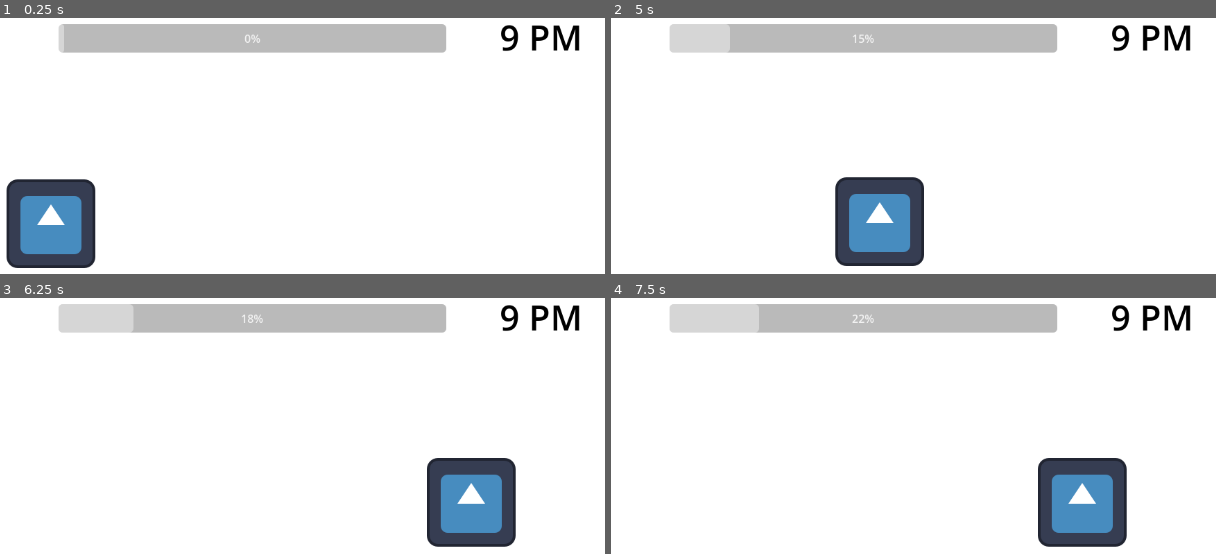
Above: before the commit, frames 1-4 (two rows, left to right).
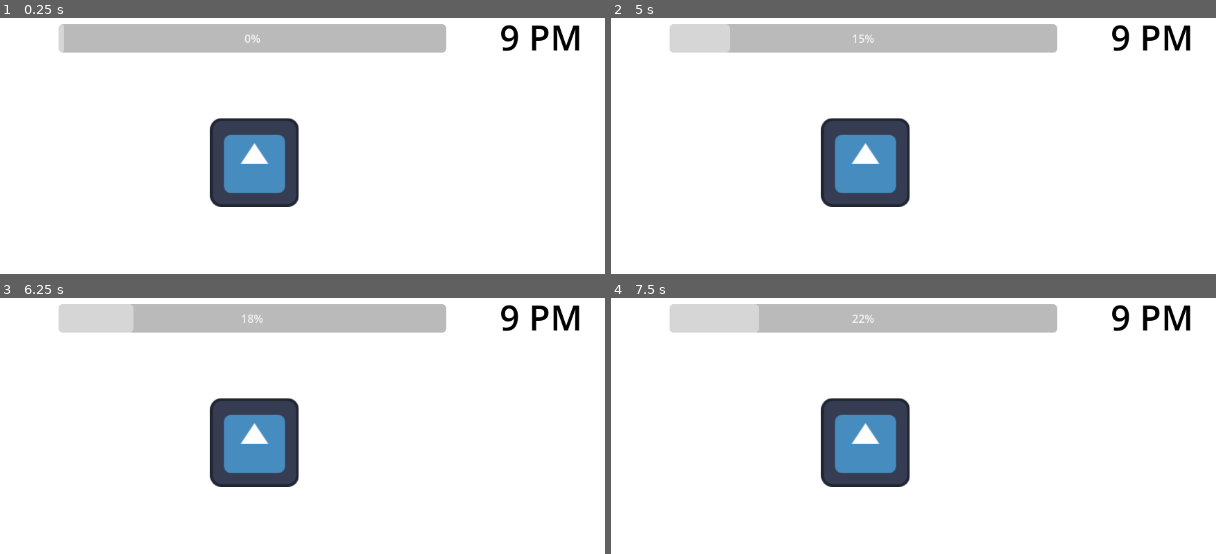
Above: after the commit, the same moments.

Repository: AzeOcram/bedGame
Game: Godot game, scene res://scenes/main_game.tscn
The game is run twice, just before and just after one commit, with the same random seed, the same clock (stepped at 60 frames per second) and the same inputs. The engine's default icon, where the game draws it, is replaced by a stand-in: a white triangle on a blue panel in a dark square.
Inputs (mouse positions are in pixels of both pictures, inside the frame that each line leads up to):
- Up to frame 1 (0.25 s): no input
- Up to frame 2 (5 s): tap Enter at 0.5, 2, 3.5 s; move the mouse to (1016, 204) at 0.52 s; hold W 0.53-1.28 s; tap Q at 0.6, 1.55, 2.1, 3.05, 3.6, 4.55 s; click (1016, 204) at 0.67 s; tap E at 0.8, 1.35, 2.3, 2.85, 3.8, 4.35 s; tap Space at 1.25, 2.75, 4.25 s; move the mouse to (677, 248) at 1.27 s; click (677, 248) at 1.42 s; move the mouse to (919, 128) at 2.02 s; hold W 2.03-3.53 s; click (919, 128) at 2.17 s; move the mouse to (outside the picture) at 2.77 s; click (outside the picture) at 2.92 s; move the mouse to (outside the picture) at 3.52 s; click (outside the picture) at 3.67 s; move the mouse to (outside the picture) at 4.27 s; click (outside the picture) at 4.42 s
- Up to frame 3 (6.25 s): move the mouse to (266, 505) at 5.02 s; tap Q at 5.1, 6.05 s; click (266, 505) at 5.17 s; tap E at 5.3, 5.85 s; move the mouse to (108, 395) at 5.77 s; hold W from 5.78 s (still down); click (108, 395) at 5.92 s
- Up to frame 4 (7.5 s): keep holding W; move the mouse to (1016, 484) at 6.52 s; tap Q at 6.6 s; click (1016, 484) at 6.67 s; tap E at 6.8, 7.35 s; move the mouse to (677, 528) at 7.27 s; click (677, 528) at 7.42 s

The runs differ from the first frame. In frame 1, 9.8% of the frame differs, in the area x 0-50%, y 39-98%; in frame 2, 8.2%; in frame 3, 9.8%; in frame 4, 9.8%.

Commit message:
feat: bed placeholder and click logic

Diff:
--- /dev/null
+++ b/scenes/bed.tscn
@@ -0,0 +1,36 @@
+[gd_scene load_steps=4 format=3 uid="uid://dehgwglsaf0e"]
+
+[ext_resource type="Texture2D" uid="uid://ducbas2whjef2" path="res://icon.svg" id="1_akt7f"]
+[ext_resource type="Script" uid="uid://buoet24yfkhcg" path="res://scripts/bed.gd" id="1_fqty4"]
+
+[sub_resource type="RectangleShape2D" id="RectangleShape2D_fqty4"]
+size = Vector2(117, 132)
+
+[node name="Bed" type="Node2D"]
+script = ExtResource("1_fqty4")
+
+[node name="Sprite2D" type="Sprite2D" parent="."]
+position = Vector2(47.5, 54.75)
+texture = ExtResource("1_akt7f")
+
+[node name="BlanketArea" type="Area2D" parent="."]
+
+[node name="CollisionShape2D" type="CollisionShape2D" parent="BlanketArea"]
+position = Vector2(47.5, 149)
+shape = SubResource("RectangleShape2D_fqty4")
+
+[node name="RightArea" type="Area2D" parent="."]
+
+[node name="CollisionShape2D" type="CollisionShape2D" parent="RightArea"]
+position = Vector2(173, 54)
+shape = SubResource("RectangleShape2D_fqty4")
+
+[node name="LeftArea" type="Area2D" parent="."]
+
+[node name="CollisionShape2D" type="CollisionShape2D" parent="LeftArea"]
+position = Vector2(-79, 52)
+shape = SubResource("RectangleShape2D_fqty4")
+
+[connection signal="input_event" from="BlanketArea" to="." method="_on_blanket_area_input_event"]
+[connection signal="input_event" from="RightArea" to="." method="_on_right_area_input_event"]
+[connection signal="input_event" from="LeftArea" to="." method="_on_left_area_input_event"]
--- a/scenes/main_game.tscn
+++ b/scenes/main_game.tscn
@@ -1,8 +1,9 @@
-[gd_scene load_steps=5 format=3 uid="uid://dgdk4qyr826dt"]
+[gd_scene load_steps=6 format=3 uid="uid://dgdk4qyr826dt"]
 
 [ext_resource type="Script" uid="uid://ck7vkh4h4ijf2" path="res://scripts/main_game.gd" id="1_72e8q"]
 [ext_resource type="Script" uid="uid://bthj3ffaxnxkr" path="res://scripts/ui.gd" id="1_s3esy"]
 [ext_resource type="PackedScene" uid="uid://08ncmc5vqihx" path="res://scenes/monster_1.tscn" id="3_d2op2"]
+[ext_resource type="PackedScene" uid="uid://dehgwglsaf0e" path="res://scenes/bed.tscn" id="4_0rdsr"]
 
 [sub_resource type="CanvasTexture" id="CanvasTexture_q7yvd"]
 
@@ -34,4 +35,8 @@
 [node name="Monsters" type="Node" parent="."]
 
 [node name="Monster1" parent="Monsters" instance=ExtResource("3_d2op2")]
+visible = false
 position = Vector2(-88, 319)
+
+[node name="Bed" parent="." instance=ExtResource("4_0rdsr")]
+position = Vector2(566, 177)
--- a/scenes/monster_1.tscn
+++ b/scenes/monster_1.tscn
@@ -1,6 +1,6 @@
 [gd_scene load_steps=3 format=3 uid="uid://08ncmc5vqihx"]
 
-[ext_resource type="Script" uid="uid://dgev70j6lskh7" path="res://scenes/monster_1.gd" id="1_mmj5x"]
+[ext_resource type="Script" uid="uid://dgev70j6lskh7" path="res://scripts/monster_1.gd" id="1_mmj5x"]
 [ext_resource type="Texture2D" uid="uid://ducbas2whjef2" path="res://icon.svg" id="2_8chg6"]
 
 [node name="Monster1" type="Node2D"]
--- /dev/null
+++ b/scripts/bed.gd
@@ -0,0 +1,32 @@
+extends Node2D
+
+
+# Called when the node enters the scene tree for the first time.
+func _ready() -> void:
+	pass
+
+
+# Called every frame. 'delta' is the elapsed time since the previous frame.
+func _process(delta: float) -> void:
+	pass
+
+func _on_blanket_area_input_event(viewport: Node, event: InputEvent, shape_idx: int) -> void:
+	if event is InputEventMouseButton and event.pressed and event.button_index == MOUSE_BUTTON_LEFT:
+		print("Blanket clicked!")
+
+func _on_right_area_input_event(viewport: Node, event: InputEvent, shape_idx: int) -> void:
+	if event is InputEventMouseButton and event.pressed and event.button_index == MOUSE_BUTTON_LEFT:
+		print("Right clicked!")
+
+func _on_left_area_input_event(viewport: Node, event: InputEvent, shape_idx: int) -> void:
+	if event is InputEventMouseButton and event.pressed and event.button_index == MOUSE_BUTTON_LEFT:
+		print("Left clicked!")
+
+func _input(event):
+	if event is InputEventKey and event.pressed:
+		if event.keycode == Key.KEY_Q:
+			print("Q pressed")
+		if event.keycode == Key.KEY_W:
+			print("W pressed")
+		if event.keycode == Key.KEY_E:
+			print("E pressed")
Not shown, added: scripts/bed.gd.uid
Renamed: scenes/monster_1.gd -> scripts/monster_1.gd
Renamed: scenes/monster_1.gd.uid -> scripts/monster_1.gd.uid
